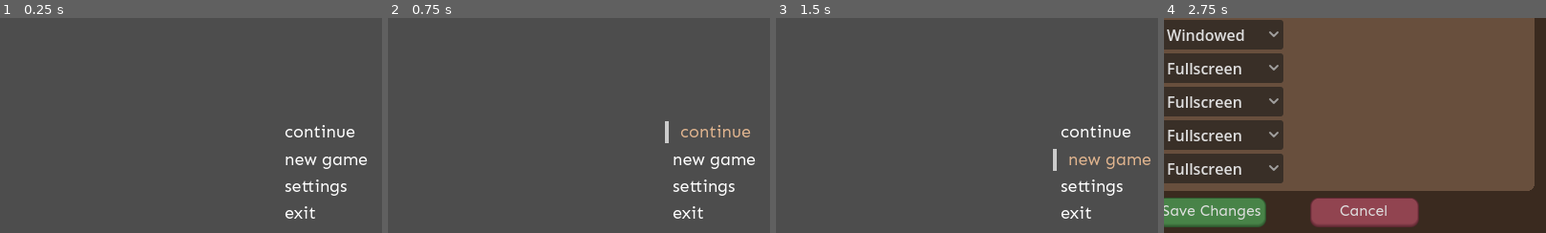
Above: before the commit, frames 1-4 (left to right).
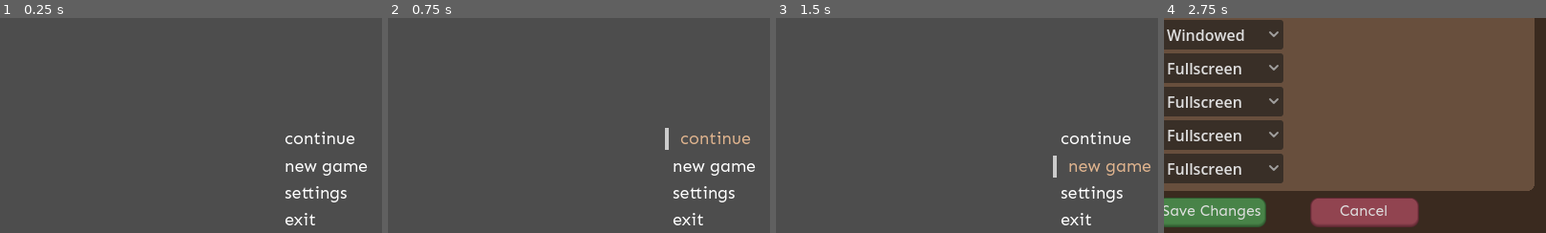
Above: after the commit, the same moments.

Repository: Jon-Alc/Settings-Demo
Game: Godot game, scene res://nodes/scenes/startup.tscn
Same seed, same stepped clock (60 frames per second), same inputs: the game is played once before the commit and once after it.
Inputs (mouse positions are % of the whole screen's width and height, from its top left):
- Up to frame 1 (0.25 s): no input
- Up to frame 2 (0.75 s): tap Enter at 0.5 s; move the mouse to (65, 51) at 0.52 s; press the mouse at (65, 51) at 0.53 s
- Up to frame 3 (1.5 s): tap Space at 1.25 s; move the mouse to (66, 57) at 1.27 s; release the mouse at (66, 57) at 1.28 s; click (66, 57) at 1.35 s
- Up to frame 4 (2.75 s): tap Enter at 2 s; move the mouse to (65, 63) at 2.02 s; press the mouse at (65, 63) at 2.03 s
The pictures show only the part of the screen within x 24-74%, y 24-74%; the shares and areas given below are measured in that part.

The runs differ from the first frame. In frame 1, 2.4% of the frame differs, in the area x 74-97%, y 49-97%; in frame 2, 2.4%, in the area x 72-97%, y 48-97%; in frame 3, 2.4%; in frame 4, nothing differs.

Commit message:
Creates settings.json on startup and writes resolution

Diff:
--- a/nodes/components/main_menu.tscn
+++ b/nodes/components/main_menu.tscn
@@ -8,6 +8,8 @@
 anchors_preset = 15
 anchor_right = 1.0
 anchor_bottom = 1.0
+offset_top = 7.0
+offset_bottom = 7.0
 grow_horizontal = 2
 grow_vertical = 2
 
--- a/scripts/components/settings.gd
+++ b/scripts/components/settings.gd
@@ -7,23 +7,50 @@
 var prompt_timer : SceneTreeTimer
 var player_responded_to_prompt : bool
 
+#region _ready() functions
+func _ready() -> void:
+	_initialize()
+	GlobalEvents.DisplayPromptButtonPressed.connect(_on_display_prompt_button_pressed)
+	GlobalEvents.DisplayPromptResponded.connect(_on_display_prompt_responded)
 
-func _ready() -> void:
-	initialize()
-	GlobalEvents.DisplayPromptButtonPressed.connect(on_display_prompt_button_pressed)
-	GlobalEvents.DisplayPromptResponded.connect(on_display_prompt_responded)
+	var readfile = FileAccess.open("user://settings.json", FileAccess.READ)
+
+	if readfile:
+		_read_settings()
+	else:
+		_initialize_settings()
 
 
-func initialize() -> void:
-	reset_prompt_variables()
+
+func _initialize() -> void:
+	_reset_prompt_variables()
 
 
-func reset_prompt_variables() -> void:
-	print("Reseting prompt variables")
+func _reset_prompt_variables() -> void:
+	print("Resetting prompt variables")
 	prompt_timer = null
 	player_responded_to_prompt = false
 
 
+func _read_settings() -> void:
+	print("settings.json found")
+
+	# if error parsing settings, re-initialize settings
+
+
+func _initialize_settings() -> void:
+	print("No settings.json found, making new one...")
+	var file = FileAccess.open("user://settings.json", FileAccess.WRITE)
+	print("Created settings.json")
+	file.store_string(  '{\n' +
+							'\t"resolution": "1366x768"\n' +
+						'}\n')
+
+
+	DisplayServer.window_set_size(Vector2i(1366, 768))
+#endregion
+
+#region Settings functions
 func _on_option_button_item_selected(index: int) -> void:
 
 	match index:
@@ -44,10 +71,10 @@
 
 	prompt_timer = get_tree().create_timer(15)
 	display_prompt.visible = true
-	await confirm_resolution_change()
+	await _confirm_resolution_change()
 	print("After it all")
 
-
+#region Signals
 func _on_save_changes_button_pressed() -> void:
 	GlobalEvents.SettingsSaveChangesPressed.emit()
 	settings.visible = false
@@ -57,7 +84,24 @@
 	settings.visible = false
 
 
-func confirm_resolution_change() -> void:
+#region GlobalEvents
+## on_display_prompt_button_pressed is an event function intended to interrupt
+## confirm_resolution_change. This is until a cleaner way to StopCoroutine() has been found.
+func _on_display_prompt_button_pressed() -> void:
+
+	if not prompt_timer:
+		return
+
+	player_responded_to_prompt = true
+	prompt_timer.time_left = 0
+
+
+func _on_display_prompt_responded(response : bool) -> void:
+	print("on_display_prompt_responded" + str(response))
+#endregion
+#endregion
+
+func _confirm_resolution_change() -> void:
 
 	while prompt_timer.time_left > 0:
 		display_prompt.prompt_text.text = "Would you like to keep these settings? (%s)" % str(int(prompt_timer.time_left))
@@ -67,19 +111,5 @@
 	if not player_responded_to_prompt:
 		GlobalEvents.DisplayPromptResponded.emit(false)
 
-	reset_prompt_variables()
-
-
-## on_display_prompt_button_pressed is an event function intended to interrupt
-## confirm_resolution_change. This is until a cleaner way to StopCoroutine() has been found.
-func on_display_prompt_button_pressed() -> void:
-
-	if not prompt_timer:
-		return
-
-	player_responded_to_prompt = true
-	prompt_timer.time_left = 0
-
-
-func on_display_prompt_responded(response : bool) -> void:
-	print("on_display_prompt_responded" + str(response))
+	_reset_prompt_variables()
+#endregion
